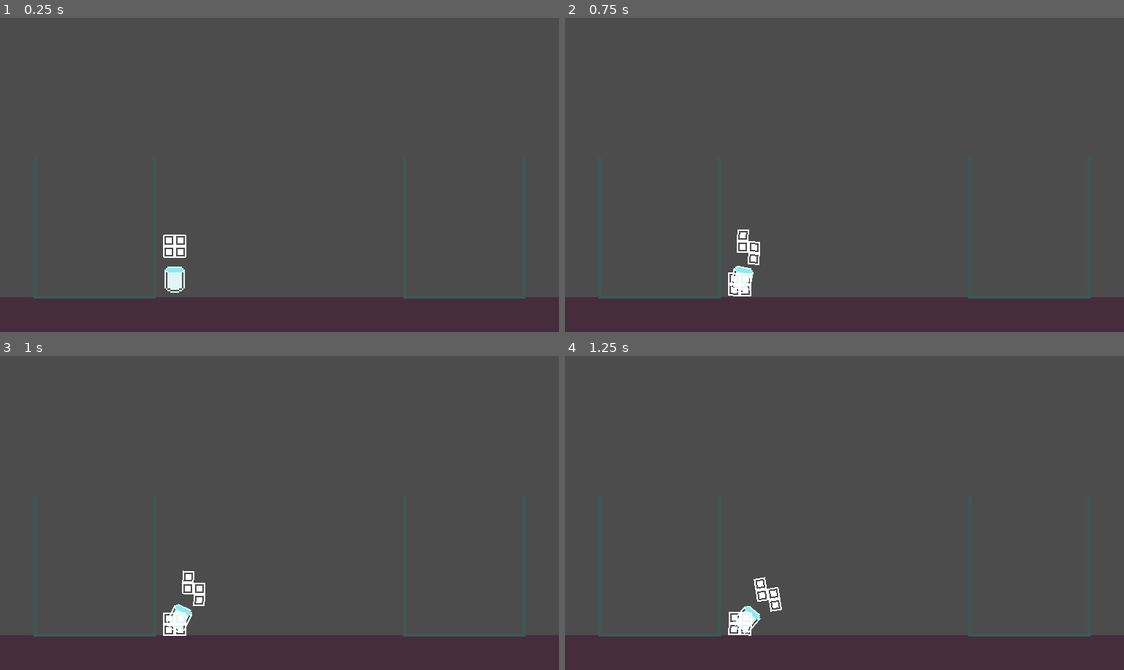
Above: before the commit, frames 1-4 (two rows, left to right).
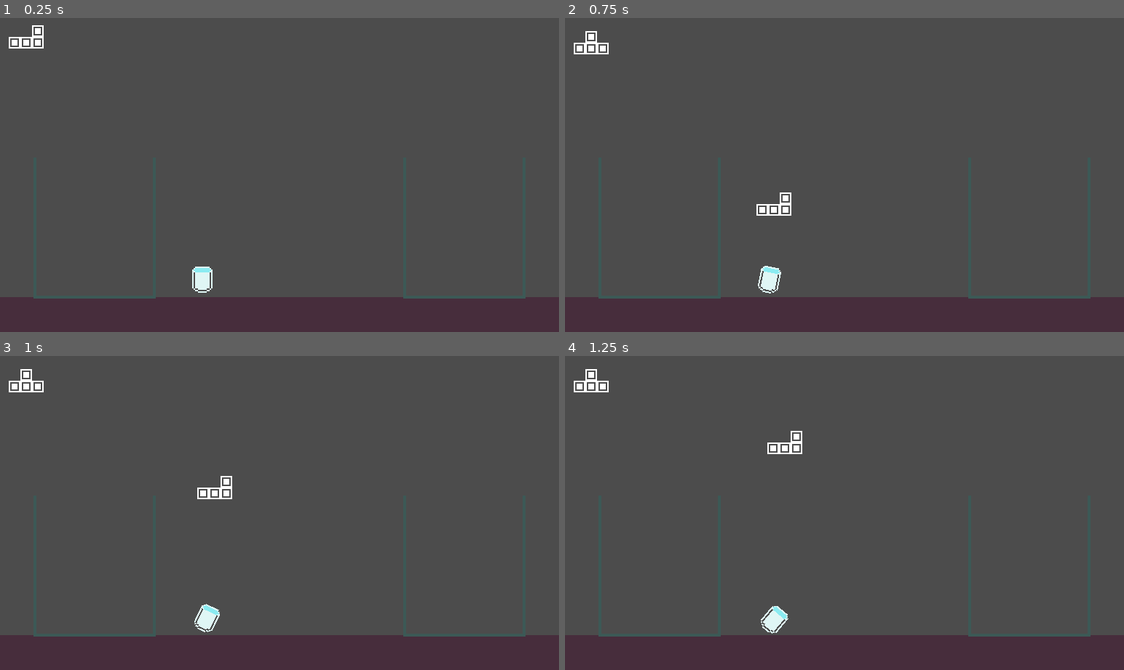
Above: after the commit, the same moments.

Repository: ThiagoDeJesus/Godotris-duel
Game: Godot game, scene res://Levels/TestMap.tscn
Two runs of this game, one before a commit and one after it. Both use one fixed random seed, a clock stepped at 60 frames per second and the inputs below. The project has no main scene, so this scene is started directly.
Inputs:
- Up to frame 1 (0.25 s): no input
- Up to frame 2 (0.75 s): tap Enter at 0.5 s; hold D (right1) from 0.53 s (still down); tap Space (shot1) at 0.6 s
- Up to frame 3 (1 s): keep holding D (right1)
- Up to frame 4 (1.25 s): keep holding D (right1)

The runs differ from the first frame. In frame 1, 0.9% of the frame differs, in the area x 1-39%, y 2-88%; in frame 2, 1.2%; in frame 3, 1.2%, in the area x 1-42%, y 4-90%; in frame 4, 1.2%.

Commit message:
Added shot pieces and preview piece

Diff:
--- a/Levels/TestMap.tscn
+++ b/Levels/TestMap.tscn
@@ -51,6 +51,9 @@
 position = Vector2( 65, 192 )
 shape = SubResource( 3 )
 
+[node name="Player1Preview" type="Position2D" parent="Level"]
+position = Vector2( 18, 17 )
+
 [node name="CanvasLayer" type="CanvasLayer" parent="."]
 layer = -1
 
@@ -63,4 +66,4 @@
 }
 
 [node name="Cannon" parent="." instance=ExtResource( 2 )]
-position = Vector2( 120, 180 )
+position = Vector2( 139, 180 )
--- a/Objects/Cannon.gd
+++ b/Objects/Cannon.gd
@@ -1,5 +1,6 @@
 extends Node2D
 
+var shot_vel: int = 180
 var node
 var rot: float = 0
 var rot_speed: int = 1
@@ -9,9 +10,12 @@
 preload("res://Objects/constructions/PeçaReta.tscn"),
 preload("res://Objects/constructions/PeçaSetas.tscn"),
 preload("res://Objects/constructions/Quadradao.tscn")]
+var previewconstruction
 var construction
 var construction_pos: Vector2
 var nodename: String
+var previewnodename: String
+var forma: int
 
 func _ready() -> void:
 	randomize()
@@ -21,11 +25,15 @@
 	$SpriteCannon.rotate(rot * rot_speed * delta)
 	convert_degree()
 	if not object_on:
+		object_preview()
+	if Input.is_action_just_pressed("shot1"):
 		object_instance()
-	if object_on:
-		pre_shoot()
-		if Input.is_action_just_pressed("shot1"):
-			object_on = false
+		get_parent().get_node(previewnodename).queue_free()
+		object_on = false
+	#if object_on:
+		#pre_shoot()
+		#if Input.is_action_just_pressed("shot1"):
+			#object_on = false
 
 func convert_degree () -> void:
 	if $SpriteCannon.rotation_degrees > 360:
@@ -37,19 +45,32 @@
 	rot = Input.get_action_strength("right1") - Input.get_action_strength("left1")
 	return rot
 
+func object_preview() -> void:
+	object_on = true
+	forma = randi()%construction_preloads.size()
+	previewconstruction = construction_preloads[forma].instance()
+	var previewconstruction_pos: Vector2 = get_parent().get_node("Level/Player1Preview").global_position
+	previewconstruction.mode = 3
+	previewconstruction.global_position = previewconstruction_pos
+	previewconstruction.name = str(previewconstruction)
+	previewnodename = previewconstruction.name
+	get_parent().add_child(previewconstruction)
+
+
 func object_instance() -> void:
-	object_on = true
-	construction = construction_preloads[randi()%construction_preloads.size()].instance()
+	construction = construction_preloads[forma].instance()
 	construction_pos = $SpriteCannon/MuzzleCannon.global_position
 	construction.global_position = construction_pos
-	#construction.mass = 0
+	construction.name = str(construction)
 	nodename = construction.name
-	node = get_parent().add_child(construction)
+	get_parent().add_child(construction)
+	var direction = get_parent().get_node(nodename).global_position.direction_to($SpriteCannon/ShootDirection.global_position).normalized()
+	get_parent().get_node(nodename).apply_central_impulse(direction * shot_vel)
 
-func pre_shoot() -> void:
-	construction_pos = $SpriteCannon/MuzzleCannon.global_position
-	get_parent().get_node(nodename).global_position = construction_pos
-	get_parent().get_node(nodename).rotate(get_physics_process_delta_time() * rot_speed)
+#func pre_shoot() -> void:
+	#construction_pos = $SpriteCannon/MuzzleCannon.global_position
+	#get_parent().get_node(nodename).global_position = construction_pos
+	#get_parent().get_node(nodename).rotate(get_physics_process_delta_time() * rot_speed)
 
 func shoot() -> void:
 
--- a/Objects/Cannon.tscn
+++ b/Objects/Cannon.tscn
@@ -12,4 +12,10 @@
 offset = Vector2( 0, -7 )
 
 [node name="MuzzleCannon" type="Position2D" parent="SpriteCannon"]
-position = Vector2( 0, -30 )
+position = Vector2( 0, -35 )
+
+[node name="ShootDirection" type="Position2D" parent="SpriteCannon"]
+position = Vector2( 0, -55 )
+__meta__ = {
+"_gizmo_extents_": 2.0
+}
--- a/project.godot
+++ b/project.godot
@@ -22,6 +22,7 @@
 
 window/size/width=384
 window/size/height=216
+window/size/always_on_top=true
 window/size/test_width=1280
 window/size/test_height=720
 window/stretch/mode="2d"
